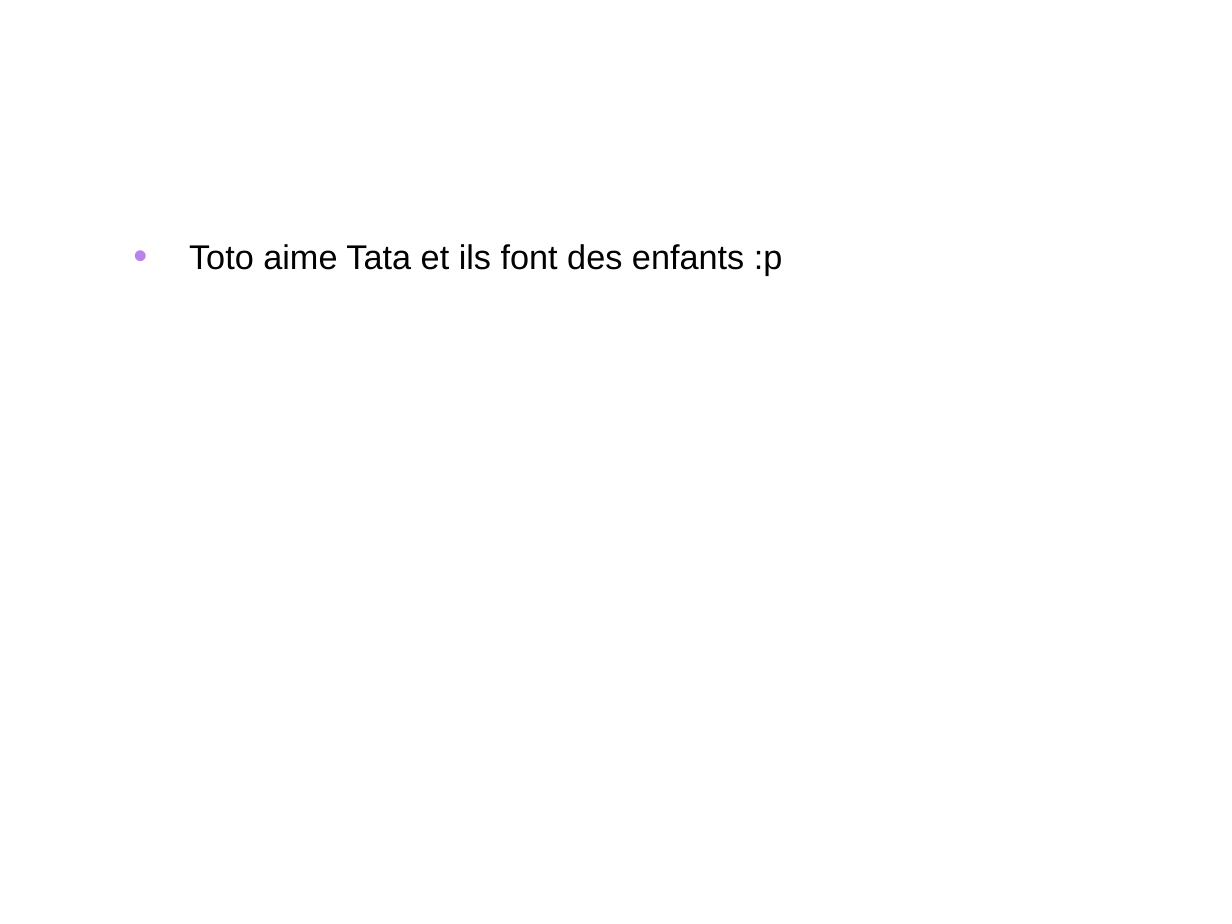
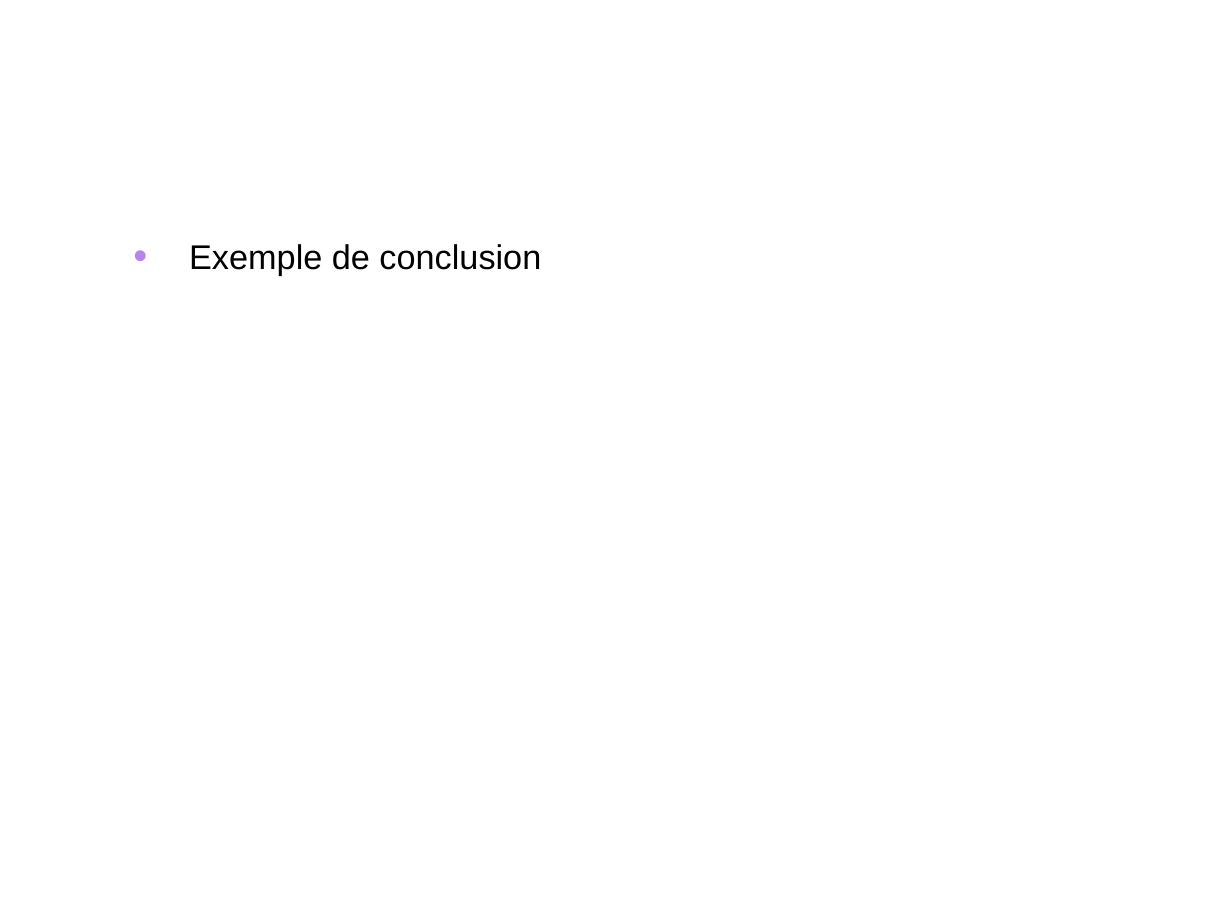
Before and after one commit to valentindoulcier/rba-innophyt, a slide deck: slide 15 of Documents/Soutenance/Présentation.pptx. Drawn at 1232x924 pixels with LibreOffice and Linux fonts; fonts in the diff are those of the drawing; background and template pictures are left out. Boxes give left, top, right and bottom in pixels: in the first picture for what was removed or moved away, otherwise in the second. Text is boxed around its words. In the diff, an @@ line names an element or a change of style, - is before the commit and + after.

```diff
--- a/Documents/Soutenance/Présentation.pptx
+++ b/Documents/Soutenance/Présentation.pptx
@@ text at (189,244,541,276): text changed @@
-• Toto aime Tata et ils font des enfants :p
+• Exemple de conclusion
```
Also in this commit, not shown: 3 other slides changed.
